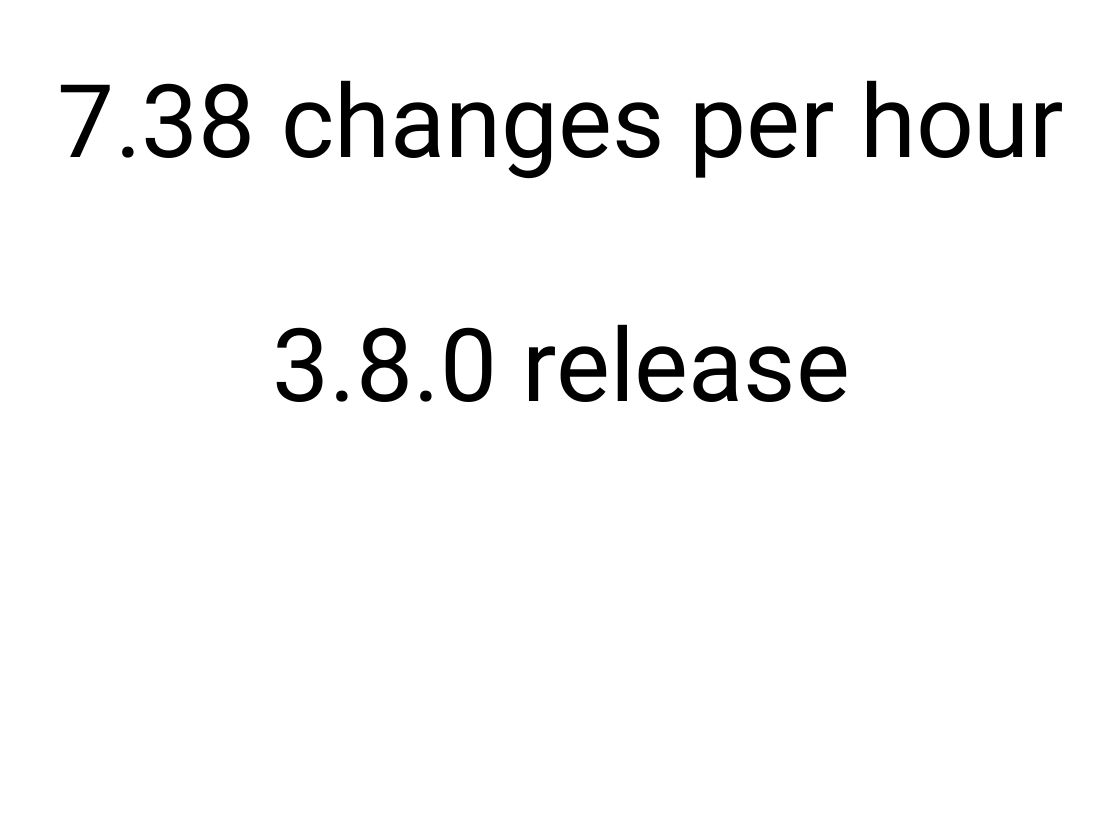
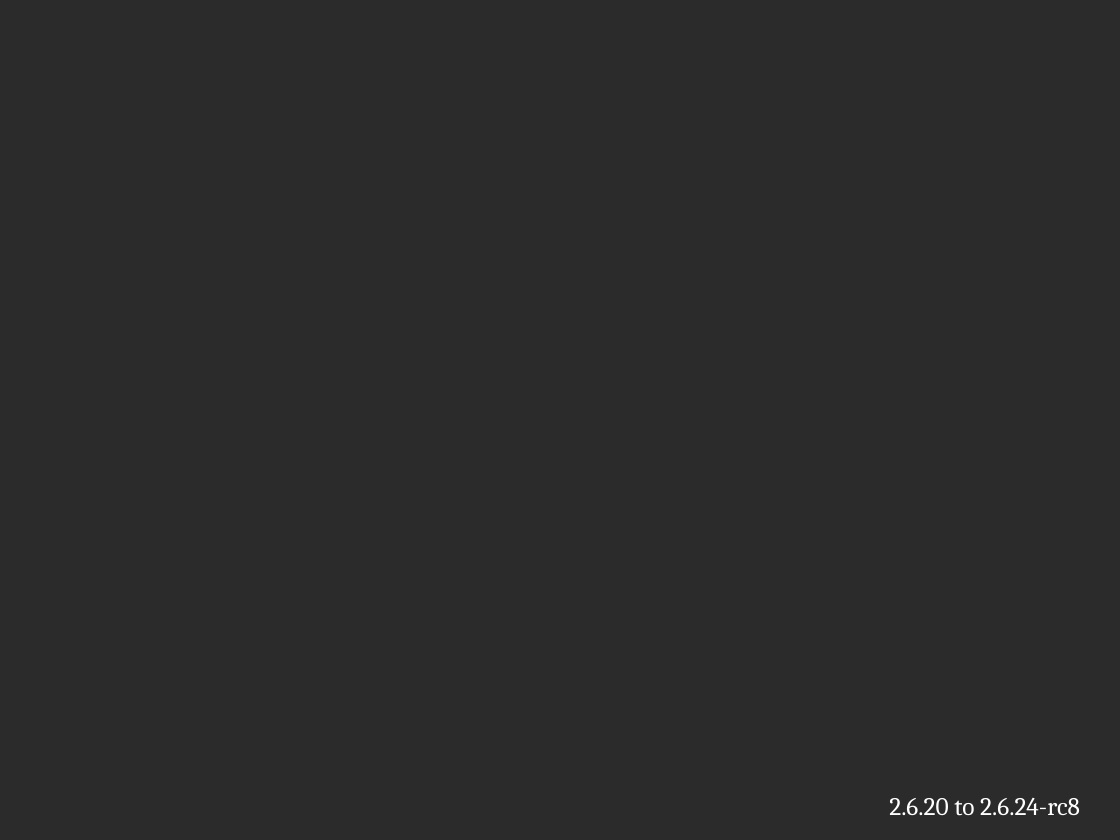
Before and after one commit to gregkh/presentation-linux-maintainer, a slide deck: slide 8 of maintainer.odp (slide 4 before the commit). Drawn at 1120x840 pixels with LibreOffice and Linux fonts; fonts in the diff are those of the drawing; background and template pictures are left out; a plain dark background stands for a picture behind light text. Boxes give left, top, right and bottom in pixels: in the first picture for what was removed or moved away, otherwise in the second. Text is boxed around its words. In the diff, an @@ line names an element or a change of style, - is before the commit and + after.

```diff
--- a/maintainer.odp
+++ b/maintainer.odp
@@ background #FFFFFF to picture (left out) @@
@@ text removed at box(58, 80, 1064, 402) @@
-7.38 changes per hour
-3.8.0 release
@@ text added at box(889, 798, 1080, 816), 18 pt, text #FFFFFF @@
+2.6.20 to 2.6.24-rc8
```
Also in this commit, not shown: 21 other slides changed, 14 slides added, 4 slides removed, 1 other file.
